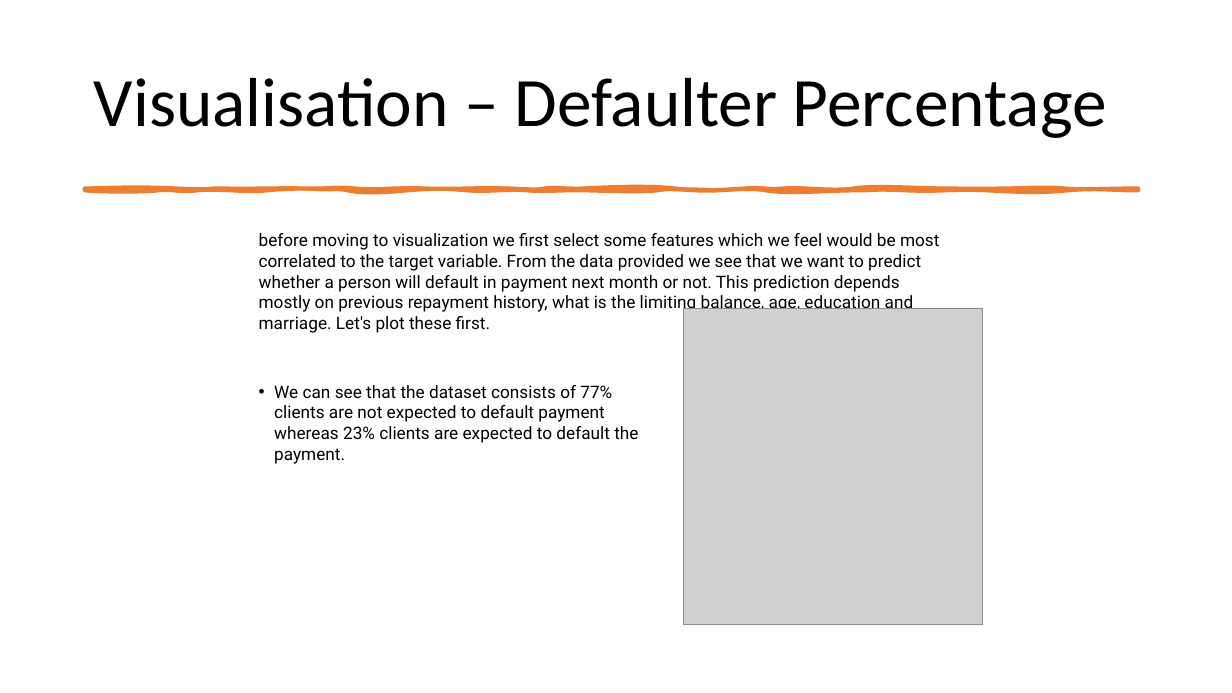
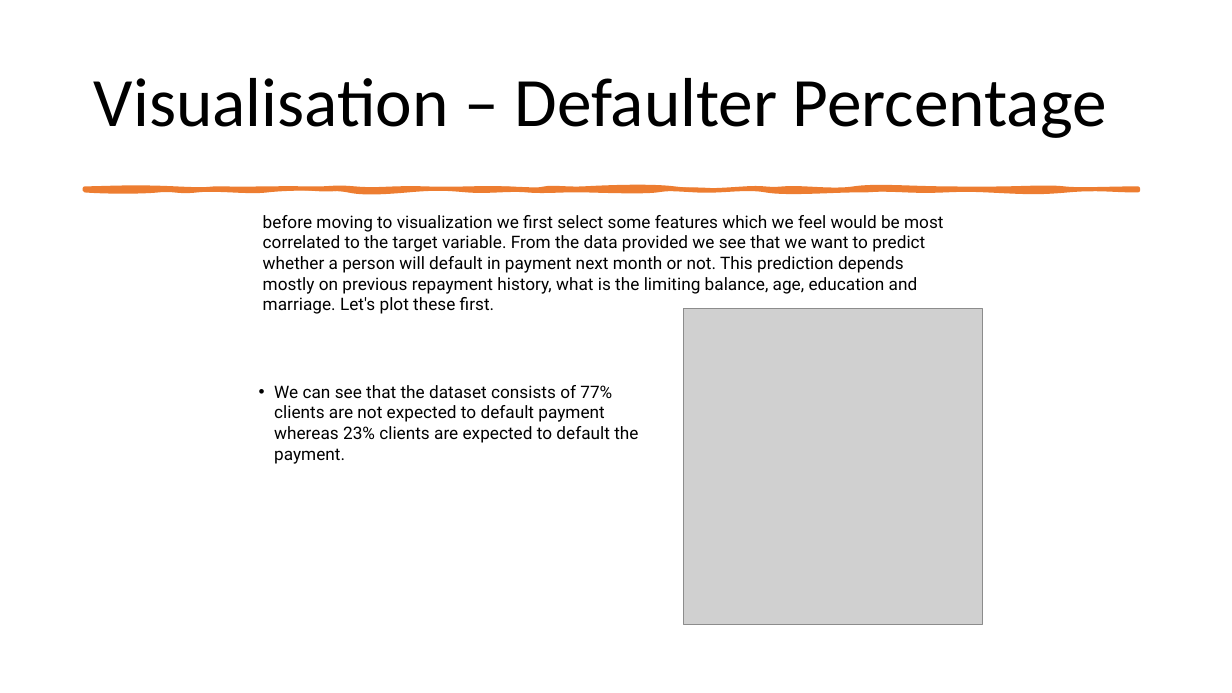
Before and after one commit to pragyanandan/mini-Project-2-ML, a slide deck: slide 4 of Mini-Project.pptx. Drawn at 1232x693 pixels with LibreOffice and Linux fonts; fonts in the diff are those of the drawing; grey boxes stand for pictures. Boxes give left, top, right and bottom in pixels: in the first picture for what was removed or moved away, otherwise in the second. Text is boxed around its words. In the diff, an @@ line names an element or a change of style, - is before the commit and + after.

```diff
--- a/Mini-Project.pptx
+++ b/Mini-Project.pptx
@@ text "before moving to visualization we ...": place and size @@
-text "before moving to visualization we ..." at [259, 233, 939, 333]
+text "before moving to visualization we ..." at [263, 215, 943, 314]
```
Also in this commit, not shown: 5 other slides changed.
